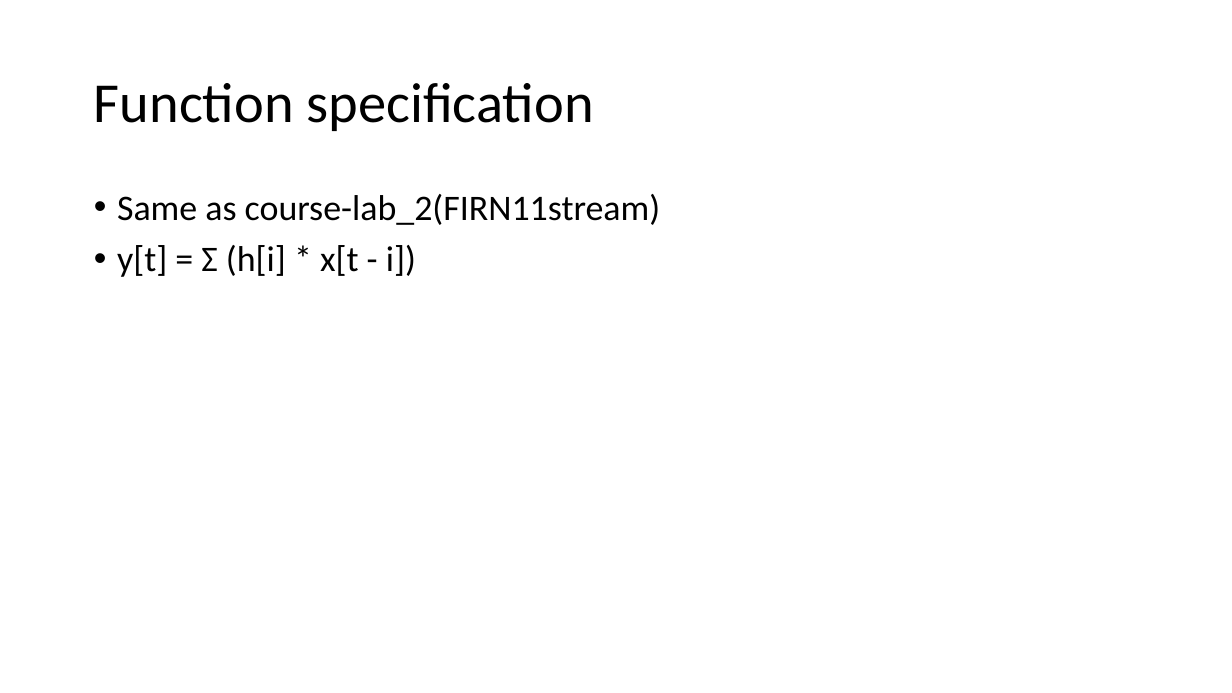
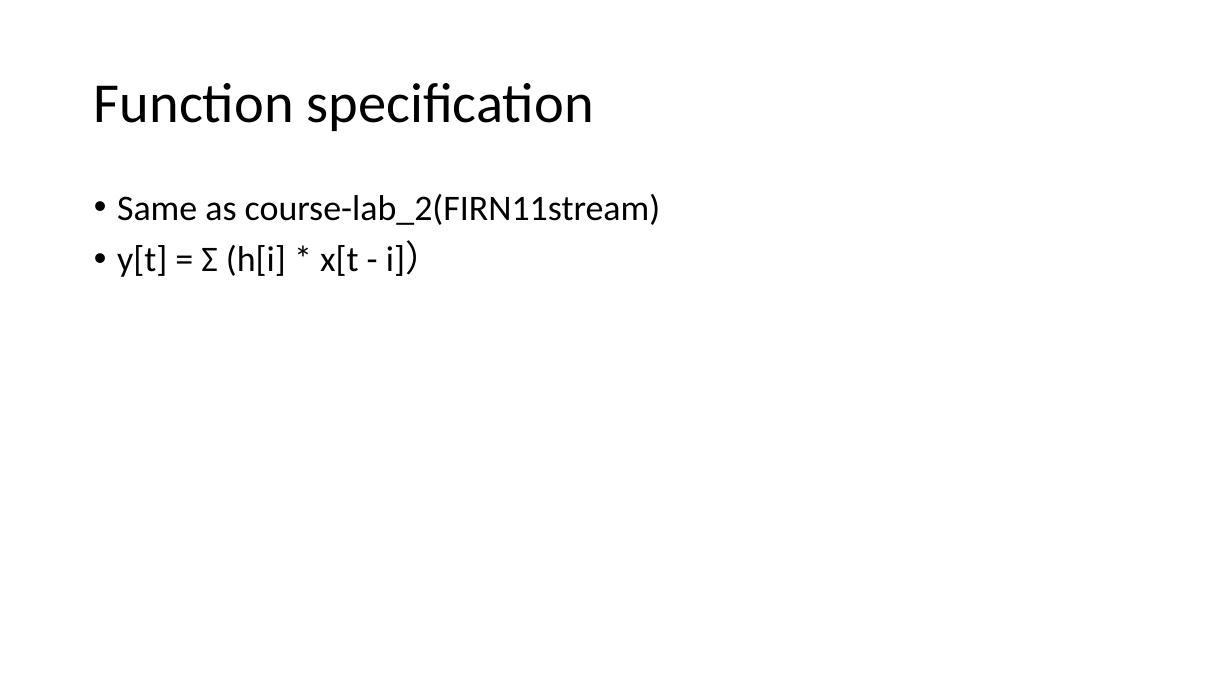
Before and after one commit to bol-edu/caravel-soc_fpga-lab, a slide deck: slide 2 of lab-fir/lab3-fir-workbook.pptx. Drawn at 1232x693 pixels with LibreOffice and Linux fonts; fonts in the diff are those of the drawing. Boxes give left, top, right and bottom in pixels: in the first picture for what was removed or moved away, otherwise in the second. Text is boxed around its words. In the diff, an @@ line names an element or a change of style, - is before the commit and + after.

```diff
--- a/lab-fir/lab3-fir-workbook.pptx
+++ b/lab-fir/lab3-fir-workbook.pptx
@@ text at (x1=117, y1=242, x2=441, y2=277): text changed @@
-• y[t] = Σ (h[i] * x[t - i])
+• y[t] = Σ (h[i] * x[t - i]）
```
Also in this commit, not shown: 7 other slides changed, 5 slides added, 1 other file.
